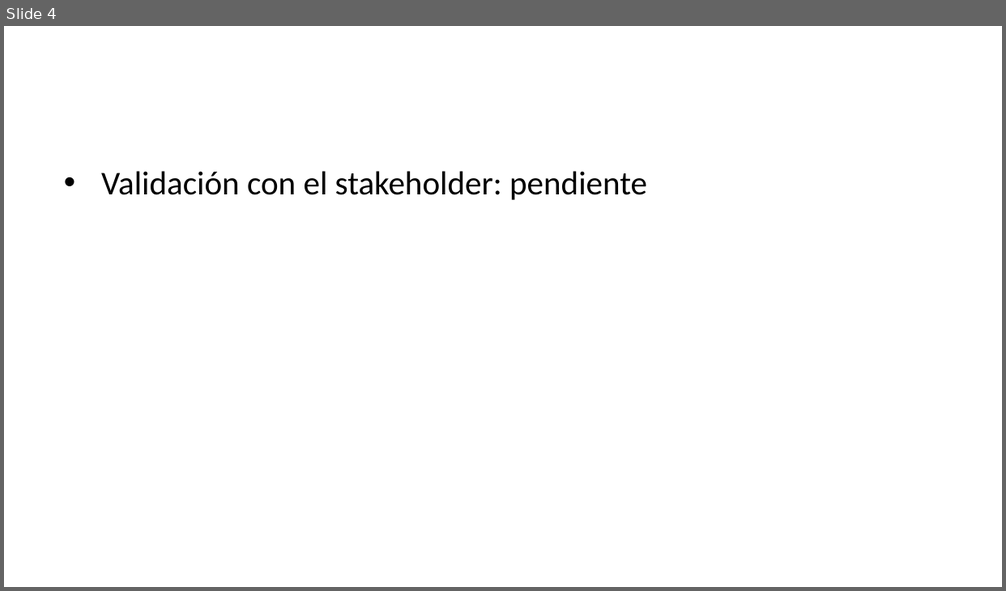
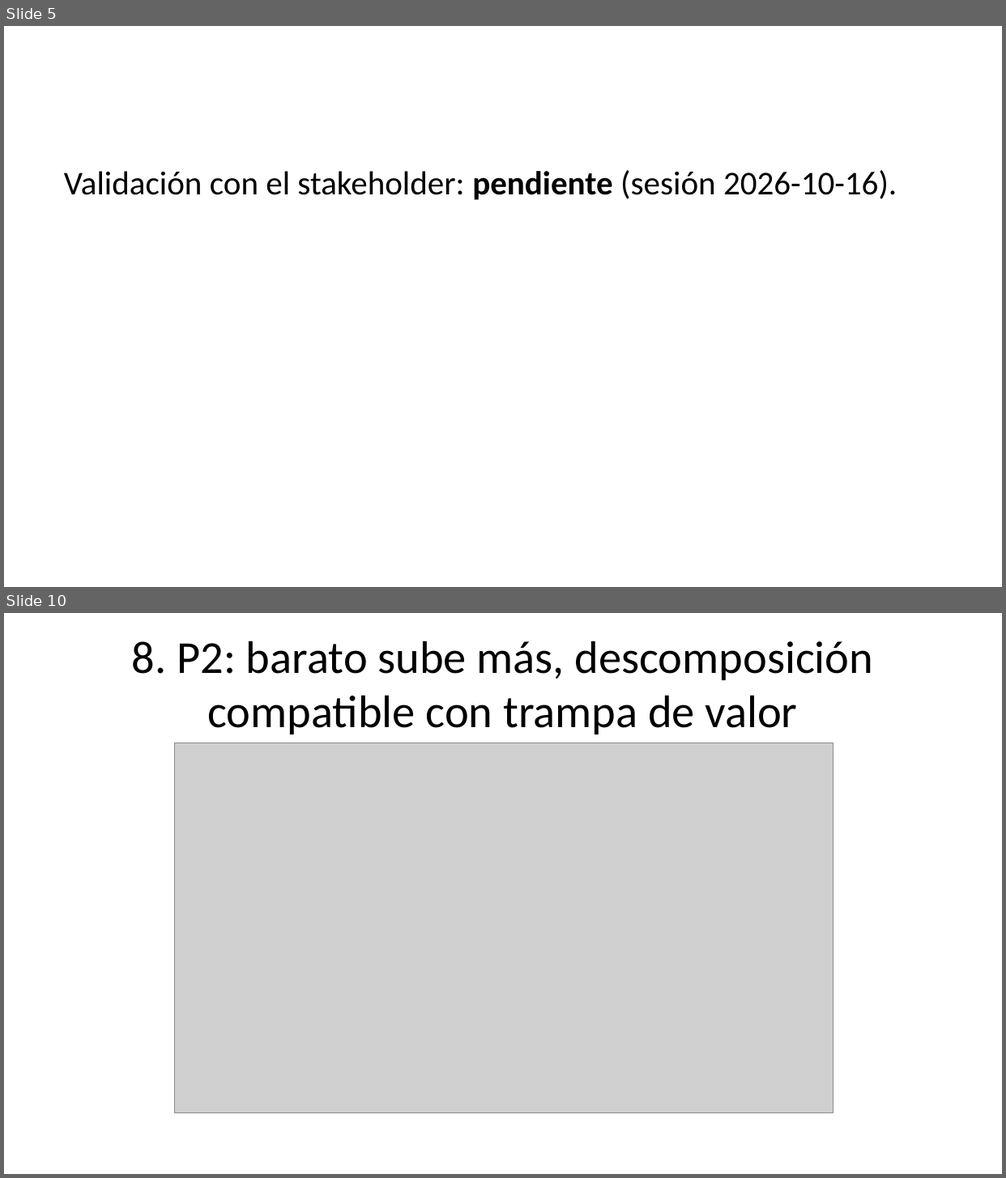
Before and after one commit to louis97/asistente-financiero, a slide deck: entregables/entrega_1/presentacion.pptx. Shown one above the other, each under a label of ours: slide 4 before the commit, slides 5 and 10 after it; the slides between them are not shown. The pictures are 1006x591 and 1006x1178 pixels, drawn with LibreOffice and Linux fonts; fonts in the diff are those of the drawing; grey boxes stand for pictures. Boxes give left, top, right and bottom in pixels: in the first picture for what was removed or moved away, otherwise in the second. Text is boxed around its words. In the diff, an @@ line names an element or a change of style, - is before the commit and + after.

```diff
--- a/entregables/entrega_1/presentacion.pptx
+++ b/entregables/entrega_1/presentacion.pptx
@@ slide 10 added at (4, 613, 1002, 1174), background #FFFFFF @@
@@ title added at (132, 641, 874, 735), 33 pt, text #000000 @@
+8. P2: barato sube más, descomposición compatible con trampa de valor
@@ picture added at (175, 743, 833, 1114) @@
@@ what was slide 4 is now slide 5 @@
@@ slide 5 changed as well @@
@@ text at (64, 170, 897, 200): text changed @@
-• Validación con el stakeholder: pendiente
+Validación con el stakeholder: pendiente (sesión 2026-10-16).
```
Also in this commit, not shown: 5 other slides changed, 7 other slides added, 6 slides removed, 7 other files.
